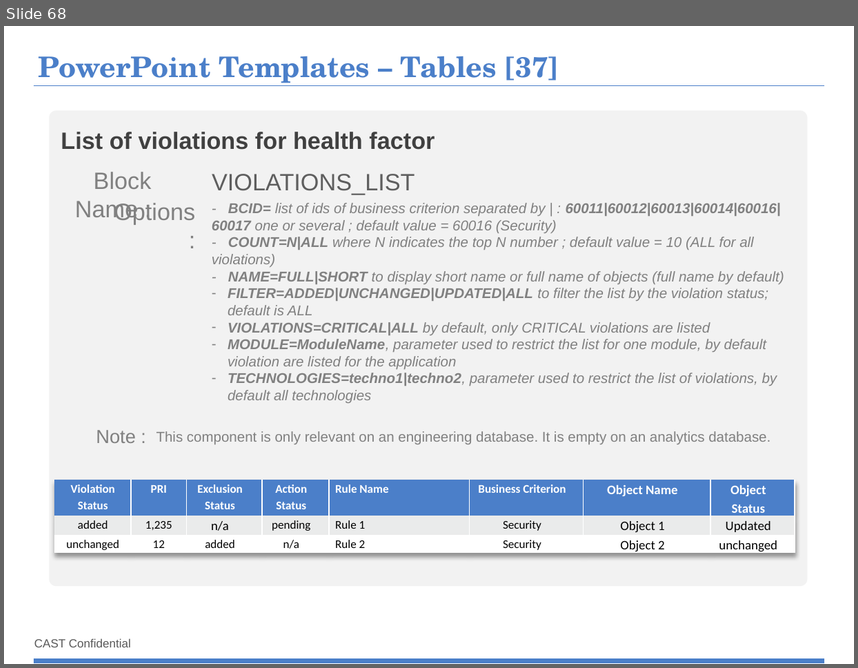
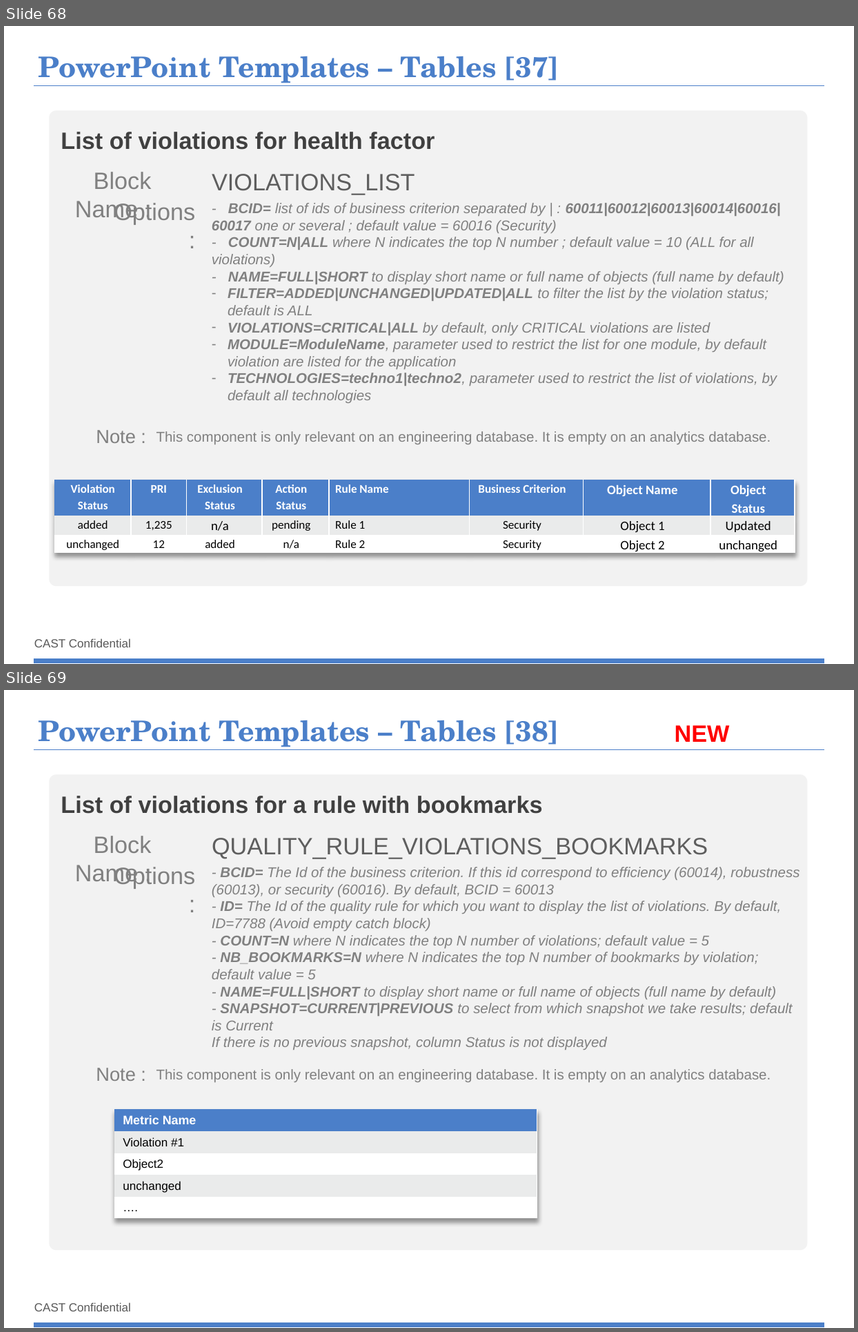
Before and after one commit to CAST-projects/ReportGenerator, a slide deck: CastReporting.Reporting/TemplatesFiles/1- Powerpoint-components-library.pptx. Shown one above the other, each under a label of ours: slide 68 before the commit, slides 68 and 69 after it. The pictures are 858x668 and 858x1332 pixels, drawn with LibreOffice and Linux fonts; fonts in the diff are those of the drawing; background and template pictures are left out. Boxes give left, top, right and bottom in pixels: in the first picture for what was removed or moved away, otherwise in the second. Text is boxed around its words. In the diff, an @@ line names an element or a change of style, - is before the commit and + after.

Commit message:
REPORTGEN-353 : fixes and new templates

```diff
--- a/CastReporting.Reporting/TemplatesFiles/1- Powerpoint-components-library.pptx
+++ b/CastReporting.Reporting/TemplatesFiles/1- Powerpoint-components-library.pptx
@@ slide 69 added at (x1=4, y1=690, x2=854, y2=1328), background #FFFFFF; not listed: 3 template elements that a slide beside it also shows @@
@@ title added at (x1=38, y1=720, x2=559, y2=750), 24 pt, text #4B7FC9, bold @@
+PowerPoint Templates – Tables [38]
@@ text added at (x1=675, y1=725, x2=730, y2=742), 20 pt, text #FF0000, bold @@
+NEW
@@ rounded rectangle added at (x1=49, y1=774, x2=807, y2=1250), fill #F2F2F2 @@
@@ text added at (x1=61, y1=796, x2=543, y2=814), 20 pt, text #404040, bold @@
+List of violations for a rule with bookmarks
@@ text added at (x1=75, y1=836, x2=152, y2=886), 20 pt, text #808080 @@
+Block Name :
@@ text added at (x1=212, y1=838, x2=708, y2=859), 20 pt, text #5E5E5E @@
+QUALITY_RULE_VIOLATIONS_BOOKMARKS
@@ text added at (x1=114, y1=867, x2=195, y2=888), 20 pt, text #808080 @@
+Options :
@@ text added at (x1=212, y1=867, x2=800, y2=1049), 12 pt, text #808080, italic @@
+- BCID= The Id of the business criterion. If this id correspond to efficiency (60014), robustness (60013), or security (60016). By default, BCID = 60013
+- ID= The Id of the quality rule for which you want to display the list of violations. By default, ID=7788 (Avoid empty catch block)
+- COUNT=N where N indicates the top N number of violations; default value = 5
+- NB_BOOKMARKS=N where N indicates the top N number of bookmarks by violation; default value = 5
+- NAME=FULL|SHORT to display short name or full name of objects (full name by default)
+- SNAPSHOT=CURRENT|PREVIOUS to select from which snapshot we take results; default is Current
+If there is no previous snapshot, column Status is not displayed
@@ text added at (x1=96, y1=1067, x2=136, y2=1081), 16 pt, text #808080 @@
+Note :
@@ text added at (x1=156, y1=1069, x2=771, y2=1082), 12 pt, text #808080 @@
+This component is only relevant on an engineering database. It is empty on an analytics database.
@@ table added at (x1=114, y1=1109, x2=537, y2=1223), 5 rows, 1 columns @@
+Metric Name
+Violation #1
+Object2
+unchanged
+….
```
Also in this commit, not shown: 3 other files.
